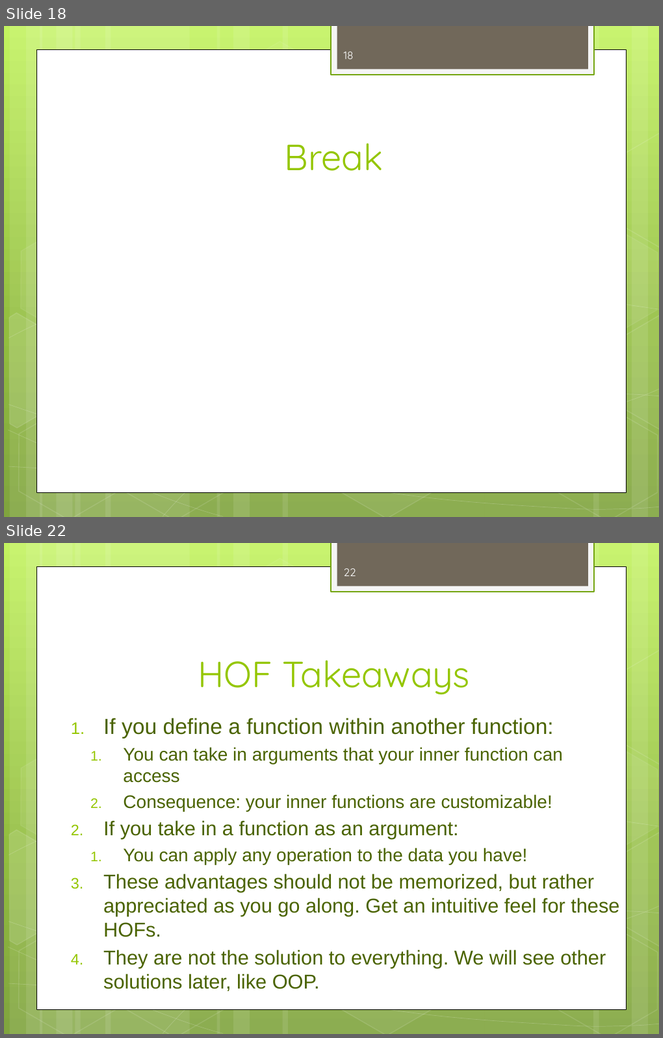
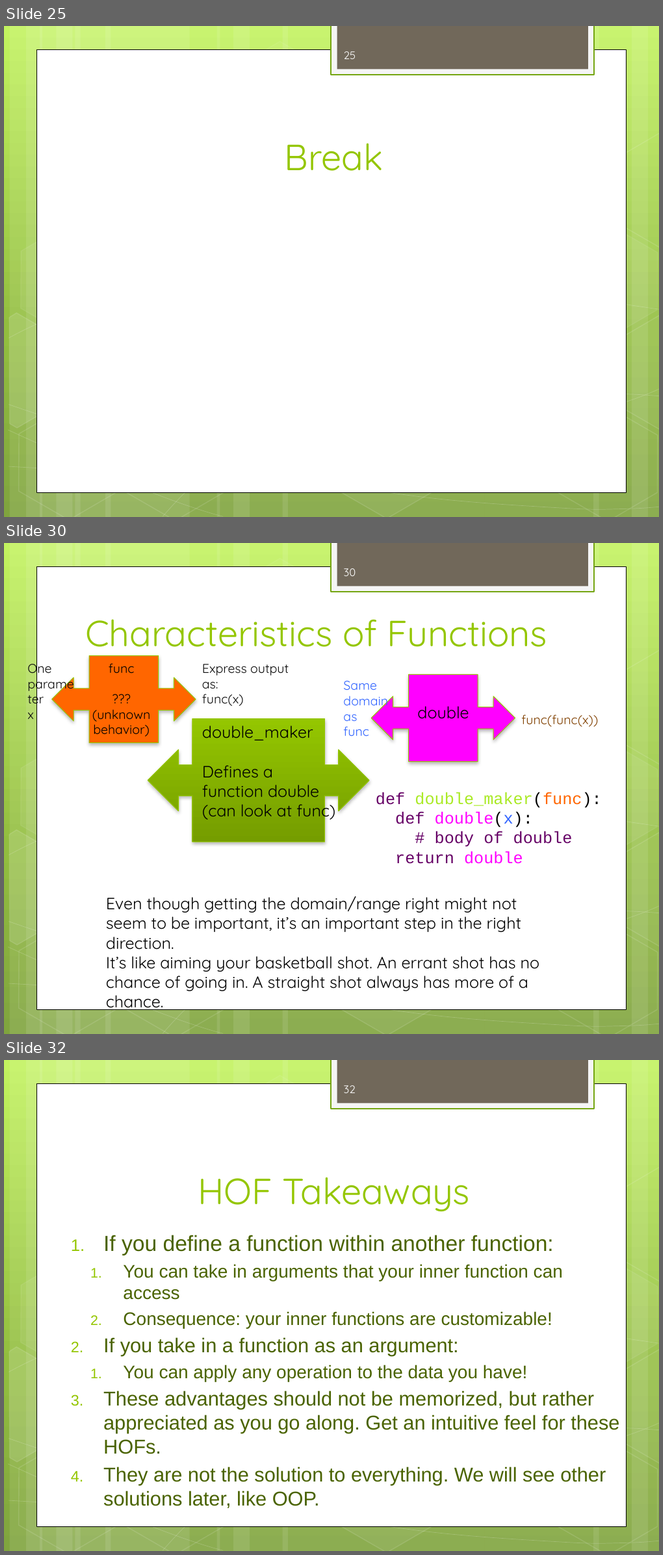
Before and after one commit to dicksontsai/dicksontsai.github.io, a slide deck: cs61a/discussion/disc2.pptx. Shown one above the other, each under a label of ours: slides 18 and 22 before the commit, slides 25, 30 and 32 after it; the slides between them are not shown. The pictures are 663x1038 and 663x1555 pixels, drawn with LibreOffice and Linux fonts; fonts in the diff are those of the drawing. Boxes give left, top, right and bottom in pixels: in the first picture for what was removed or moved away, otherwise in the second. Text is boxed around its words. In the diff, an @@ line names an element or a change of style, - is before the commit and + after.

```diff
--- a/cs61a/discussion/disc2.pptx
+++ b/cs61a/discussion/disc2.pptx
@@ slide 30 added at [4,543,659,1034], background gradient #C3F35F to #93BF3F to #81A53E; not listed: 31 template elements that a slide beside it also shows @@
@@ page number added at [344,568,356,576], 12 pt, text #FEFEFE @@
+30
@@ title added at [85,619,547,657], 40 pt, text #94C600 @@
+Characteristics of Functions
@@ text added at [27,659,51,719], 14 pt, text #0D0D0D @@
+One parameter
+x
@@ left right arrow callout added at [52,655,196,743], fill #FF6600, outline #94C600 0.75 pt @@
@@ text added at [92,663,150,737], 14 pt, text #000000 @@
+func
+??? (unknown behavior)
@@ text added at [202,664,289,706], 14 pt, text #0D0D0D @@
+Express output as:
+func(x)
@@ left right arrow callout added at [371,675,516,762], fill #FF00FF, outline #94C600 0.75 pt @@
@@ text added at [343,681,388,736], 14 pt, text #3366FF @@
+Same domain as
+func
@@ text added at [417,706,469,719], 18 pt, text #000000 @@
+double
@@ text added at [521,715,598,727], 14 pt, text #804000 @@
+func(func(x))
@@ left right arrow callout added at [148,719,369,843], fill gradient #94C600 to #769D00, outline #94C600 0.75 pt @@
@@ text added at [202,726,336,821], 18 pt, text #000000 @@
+double_maker
+Defines a function double
+(can look at func)
@@ text added at [376,792,601,864], 18 pt, text #660066 @@
+def double_maker(func):
+def double(x):
+# body of double
+return double
@@ text added at [106,897,540,1012], 18 pt, text #000000 @@
+Even though getting the domain/range right might not seem to be important, it’s an important step in the right direction.
+It’s like aiming your basketball shot. An errant shot has no chance of going in. A straight shot always has more of a chance.
@@ what was slide 18 is now slide 25 @@
@@ page number at [344,51,356,59]: text changed @@
-18
+25
@@ what was slide 22 is now slide 32 @@
@@ page number at [344,1085,356,1093]: text changed @@
-22
+32
```
Also in this commit, not shown: 4 slides changed, 12 other slides added, 1 slide removed, 2 other files.
